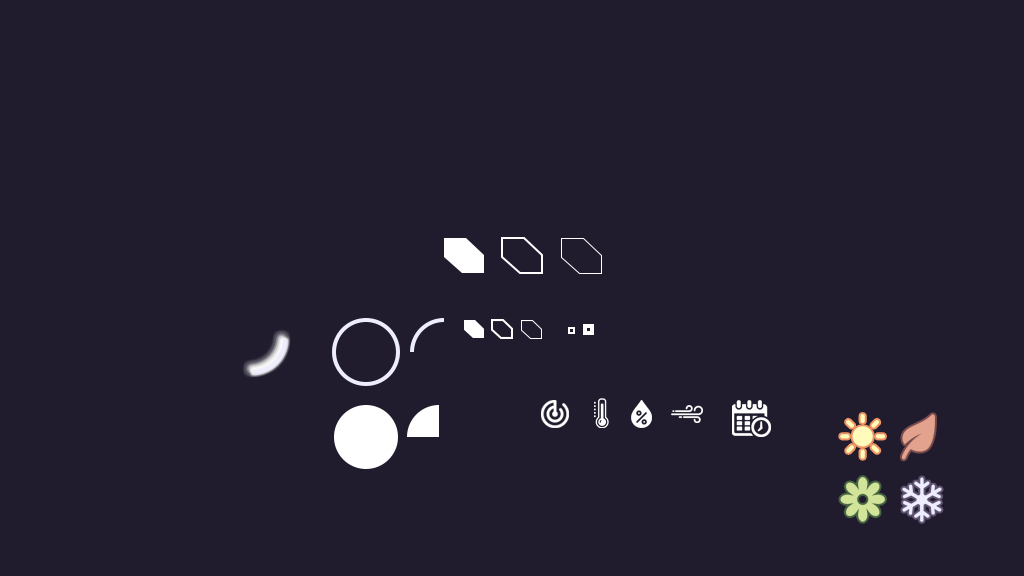
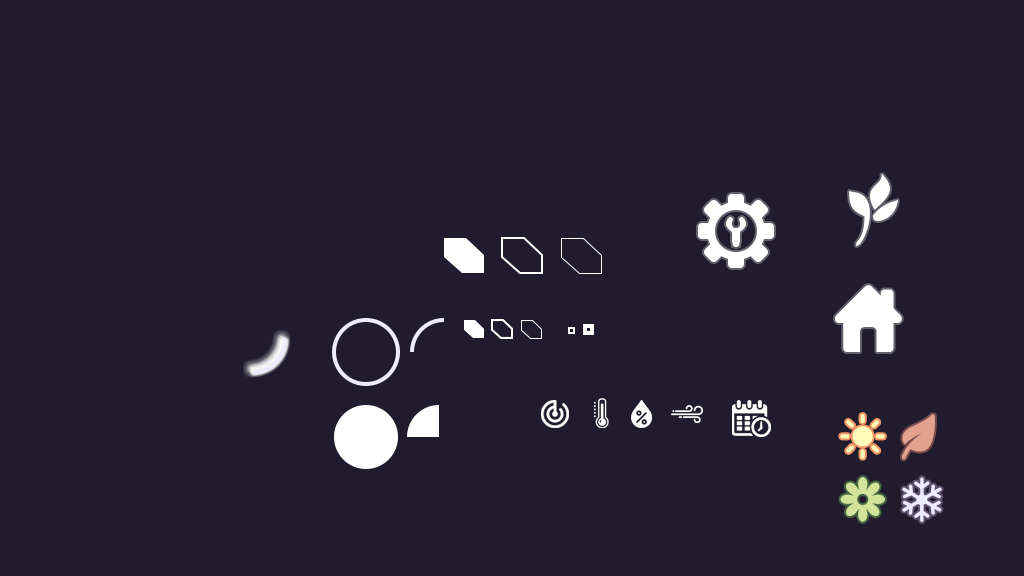
Layers edited between the first and the second 1024×576 image:
added group "structureGroup" with 8 layers above "hotspot" over [698, 174, 902, 352]
added layer "house" in group "structureGroup" over [835, 285, 902, 352]
added group "agriculture" with 3 layers in group "structureGroup" over [849, 174, 898, 246]
added layer "Shape 4" in group "agriculture" over [870, 174, 890, 210]
added layer "Shape 3" in group "agriculture" over [873, 200, 898, 221]
added layer "Shape 2" in group "agriculture" over [849, 191, 870, 246]
added group "engineer" with 2 layers in group "structureGroup" over [698, 194, 774, 268]
added layer "Shape 2 copy" in group "engineer" over [726, 217, 746, 247]
added layer "Rectangle 1 copy 2" in group "engineer" over [698, 194, 774, 268]
